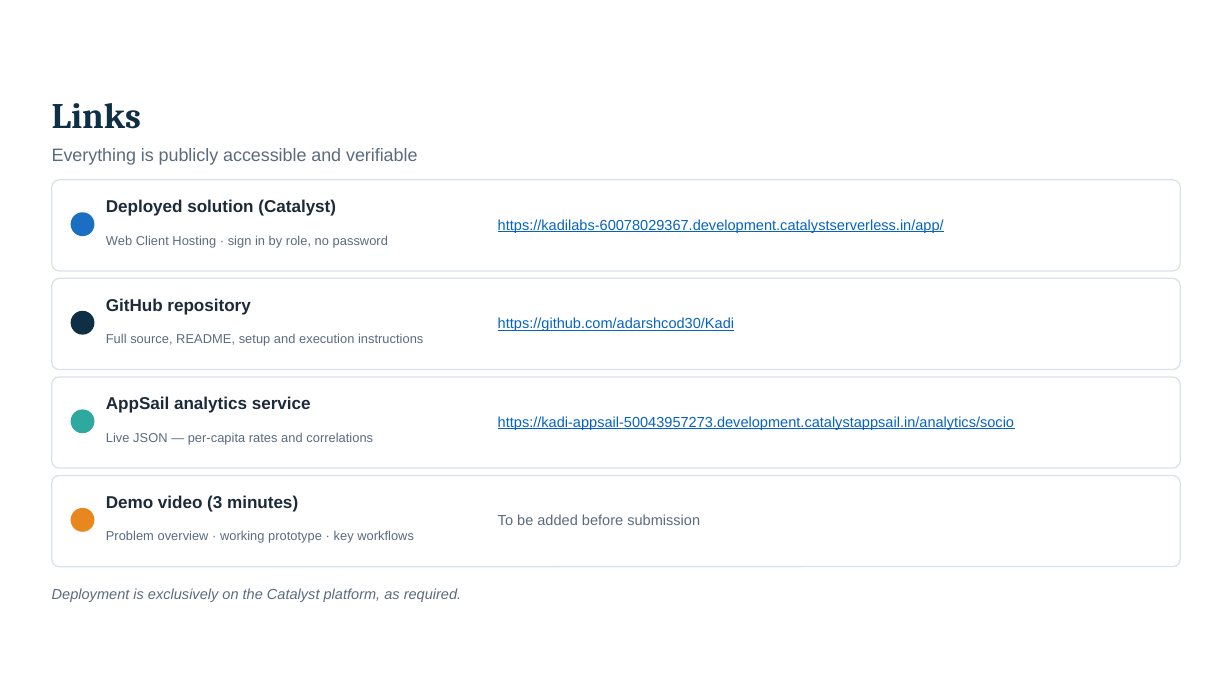
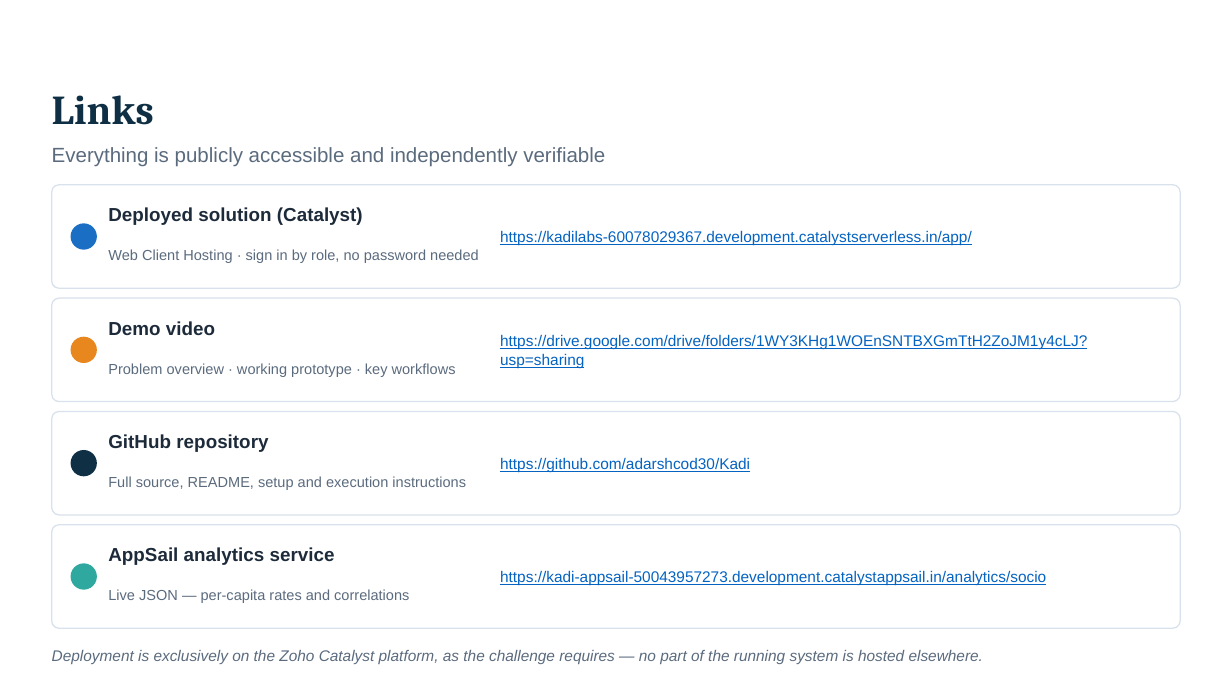
Before and after one commit to adarshcod30/Kadi, a slide deck: slide 17 of deck/KADI_KSP_Datathon_2026_Submission.pptx. Drawn at 1232x693 pixels with LibreOffice and Linux fonts; fonts in the diff are those of the drawing; background and template pictures are left out. Boxes give left, top, right and bottom in pixels: in the first picture for what was removed or moved away, otherwise in the second. Text is boxed around its words. In the diff, an @@ line names an element or a change of style, - is before the commit and + after.

```diff
--- a/deck/KADI_KSP_Datathon_2026_Submission.pptx
+++ b/deck/KADI_KSP_Datathon_2026_Submission.pptx
@@ text "Links": place and size @@
-text "Links" at (52,103,141,129)
+text "Links" at (52,95,154,125)
@@ text "Links" at (52,95,154,125): size 21 to 24 pt @@
@@ text at (52,147,605,167): text changed; size 10.5 to 12 pt @@
-Everything is publicly accessible and verifiable
+Everything is publicly accessible and independently verifiable
@@ rounded rectangle: place and size @@
-rounded rectangle at (52,180,1180,271)
+rounded rectangle at (52,185,1180,288)
@@ text "Deployed solution (Catalyst)": place and size @@
-text "Deployed solution (Catalyst)" at (106,199,336,216)
+text "Deployed solution (Catalyst)" at (108,207,363,225)
@@ text "https://kadilabs-60078029367.development.catalystserverless. ..." at (500,230,972,246): size 8.5 to 9 pt @@
@@ ellipse: place and size @@
-ellipse at (71,213,94,235)
+ellipse at (71,224,96,249)
@@ text at (108,249,479,263): text changed; size 7.5 to 8.5 pt @@
-Web Client Hosting · sign in by role, no password
+Web Client Hosting · sign in by role, no password needed
@@ rounded rectangle: place and size @@
-rounded rectangle at (52,278,1180,370)
+rounded rectangle at (52,298,1180,402)
@@ text at (108,321,215,335): text changed; size 10 to 11 pt @@
-Demo video (3 minutes)
+Demo video
@@ ellipse: place and size @@
-ellipse at (71,312,94,334)
+ellipse at (71,338,96,362)
@@ ellipse at (71,338,96,362): fill #0F2F44 to #E8871E; outline #0F2F44 1 pt to #E8871E 1 pt @@
@@ size 7.5 to 8.5 pt in 3 elements at (108,476,466,490), (108,589,409,603), (108,363,456,377) @@
@@ text "Problem overview · working prototype ...": place and size @@
-text "Problem overview · working prototype ..." at (106,530,414,543)
+text "Problem overview · working prototype ..." at (108,363,456,377)
@@ text at (500,334,1087,368): text changed; size 8.5 to 9 pt @@
-https://github.com/adarshcod30/Kadi
+https://drive.google.com/drive/folders/1WY3KHg1WOEnSNTBXGmTtH2ZoJM1y4cLJ?usp=sharing
@@ rounded rectangle: place and size @@
-rounded rectangle at (52,377,1180,468)
+rounded rectangle at (52,411,1180,515)
@@ text "GitHub repository": place and size @@
-text "GitHub repository" at (106,298,250,315)
+text "GitHub repository" at (108,434,268,452)
@@ ellipse: place and size @@
-ellipse at (71,410,94,432)
+ellipse at (71,451,96,476)
@@ ellipse at (71,451,96,476): fill #2FA8A0 to #0F2F44; outline #2FA8A0 1 pt to #0F2F44 1 pt @@
@@ text "Full source, README, setup and ...": place and size @@
-text "Full source, README, setup and ..." at (106,333,423,346)
+text "Full source, README, setup and ..." at (108,476,466,490)
@@ text at (500,457,750,472): text changed; size 8.5 to 9 pt @@
-https://kadi-appsail-50043957273.development.catalystappsail.in/analytics/socio
+https://github.com/adarshcod30/Kadi
@@ proportions changed in 4 elements at (52,185,1180,288), (52,298,1180,402), (52,411,1180,515), (52,525,1180,628) @@
@@ rounded rectangle: place and size @@
-rounded rectangle at (52,476,1180,567)
+rounded rectangle at (52,525,1180,628)
@@ size 10 to 11 pt in 3 elements at (108,207,363,225), (108,434,268,452), (108,547,335,565) @@
@@ text "AppSail analytics service": place and size @@
-text "AppSail analytics service" at (106,396,311,413)
+text "AppSail analytics service" at (108,547,335,565)
@@ ellipse: place and size @@
-ellipse at (71,509,94,531)
+ellipse at (71,564,96,589)
@@ ellipse at (71,564,96,589): fill #E8871E to #2FA8A0; outline #E8871E 1 pt to #2FA8A0 1 pt @@
@@ text "Live JSON — per-capita rates ...": place and size @@
-text "Live JSON — per-capita rates ..." at (106,432,373,445)
+text "Live JSON — per-capita rates ..." at (108,589,409,603)
@@ text at (500,570,1046,586): text changed; size 8.5 to 9 pt; text colour #5B6B7E to #0563C1 @@
-To be added before submission
+https://kadi-appsail-50043957273.development.catalystappsail.in/analytics/socio
@@ text at (52,650,983,664): text changed; size 8.5 to 9 pt @@
-Deployment is exclusively on the Catalyst platform, as required.
+Deployment is exclusively on the Zoho Catalyst platform, as the challenge requires — no part of the running system is hosted elsewhere.
```
Also in this commit, not shown: 17 other slides changed, 5 other files.
